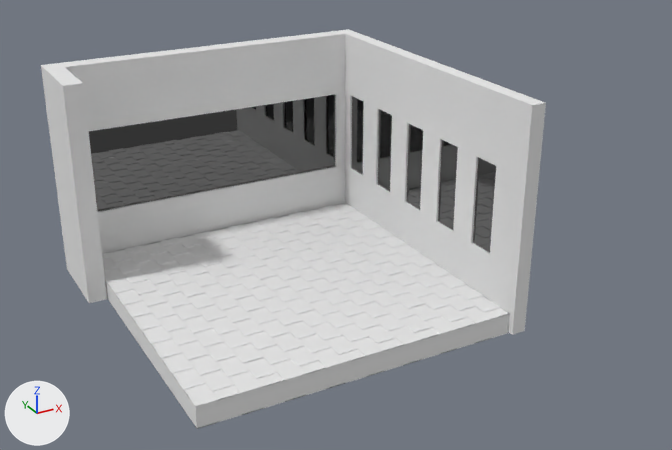
Before and after pictures for a commit that changed the glTF model static/models/Ground.glb.
Before and after are seen from a camera (50 mm lens) standing at (-15.2, -32.0, 16.4) and looking at (2.2, -0.4, 0.6). Lighting does not change. The marker at lower left points along +X, +Y and +Z. Vertices at the same position are counted once.

Before the edit, the objects in view are built like this:
```python
mat_material = principled_material('Material')
mat_material.base_color = (0.146, 0.146, 0.146)  # dark grey #6b6b6b
mat_material.metallic = 1.0
mat_material.roughness = 0.0
me_cube_011 = bpy.data.meshes.new('Cube.011')
me_cube_011.from_pydata(...)  # 3480 vertices, 8568 faces; spans x -7.51..7.3, y -6.92..7.61, z -2.7..6.9
# faces by material slot: [8556, 12]
me_cube_011.materials.append(mat_mat1)  # white #e7e7e7
me_cube_011.materials.append(mat_material)  # dark grey #6b6b6b
ob_ground = bpy.data.objects.new('Ground', me_cube_011)
ob_ground.location = (0.0, 0.0, 0.0)
```
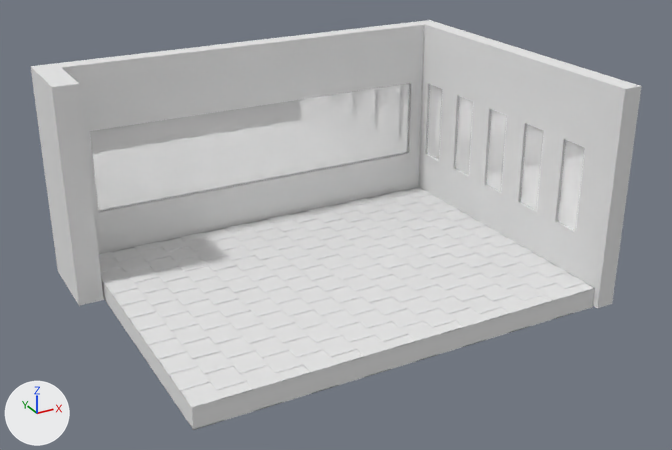
What differs and where, as boxes [x1, y1, x2, y2] in the pictures (672 x 450 px):
'Ground', recoloured, surface changed, mesh rescaled (21% wider): before [41, 29, 546, 429]; after [30, 20, 642, 430]

Patch to the scene script:
```diff
--- a/static/models/Ground.glb.py
+++ b/static/models/Ground.glb.py
@@ mat_material @@
 mat_material = principled_material('Material')
-mat_material.base_color = (0.146, 0.146, 0.146)  # dark grey #6b6b6b
-mat_material.metallic = 1.0
+mat_material.base_color = (1.0, 1.0, 1.0)  # white #ffffff
+mat_material.metallic = 0.52
 mat_material.roughness = 0.0
@@ me_cube_011 @@
 me_cube_011.from_pydata(...)  # 3480 vertices, 8568 faces; spans x -7.51..7.3, y -6.92..7.61, z -2.7..6.9
 # used by ob_ground; location = (0.0, 0.0, 0.0)
+# me_cube_011 part 1: the whole mesh is scaled about its middle by (1.35, 1, 1), then moved by (2.16, 0.0, 0.0)
 me_cube_011.materials.append(mat_mat1)
```
